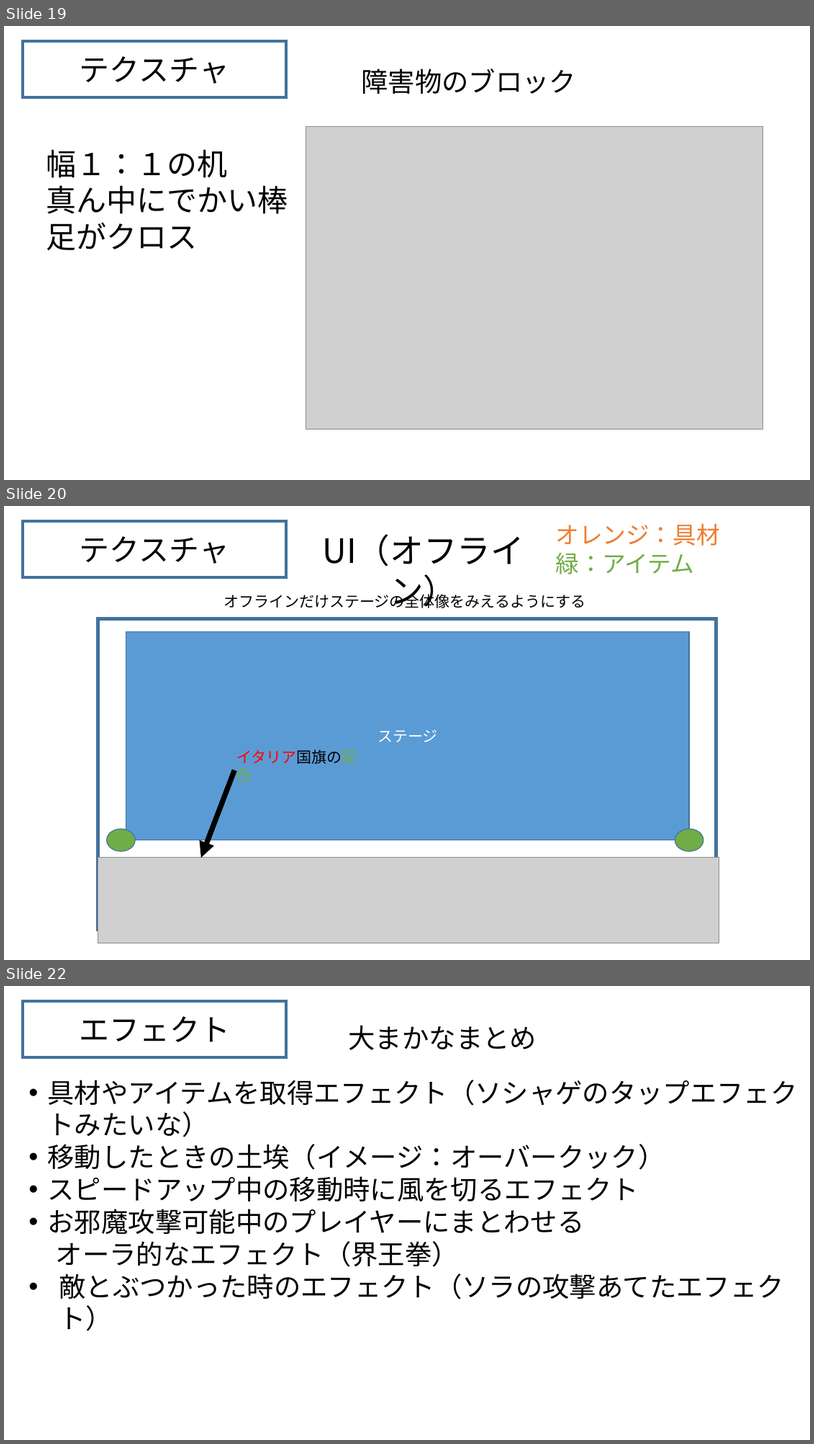
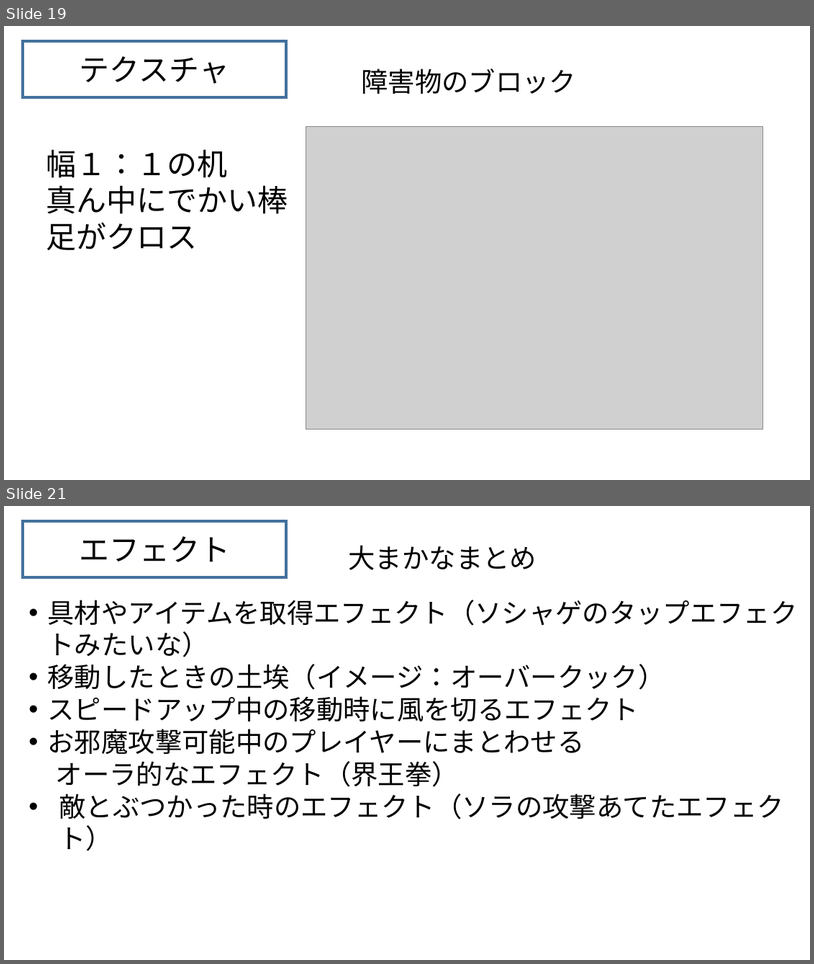
Before and after one commit to HatoriTaichi/mini_game, a slide deck: 仕様書/仕様書.pptx. Shown one above the other, each under a label of ours: slides 19, 20 and 22 before the commit, slides 19 and 21 after it; the slides between them are not shown. The pictures are 814x1444 and 814x964 pixels, drawn with LibreOffice and Linux fonts; fonts in the diff are those of the drawing; grey boxes stand for pictures. Boxes give left, top, right and bottom in pixels: in the first picture for what was removed or moved away, otherwise in the second. Text is boxed around its words. In the diff, an @@ line names an element or a change of style, - is before the commit and + after.

```diff
--- a/仕様書/仕様書.pptx
+++ b/仕様書/仕様書.pptx
@@ slide 20 removed at (x1=4, y1=506, x2=810, y2=960), background #FFFFFF @@
@@ rectangle removed at (x1=23, y1=521, x2=286, y2=577) @@
@@ text removed at (x1=556, y1=523, x2=720, y2=574) @@
-オレンジ：具材
-緑：アイテム
@@ text removed at (x1=80, y1=536, x2=229, y2=564) @@
-テクスチャ
@@ text removed at (x1=323, y1=534, x2=525, y2=608) @@
-UI（オフライン）
@@ text removed at (x1=224, y1=592, x2=586, y2=608) @@
-オフラインだけステージの全体像をみえるようにする
@@ rectangle removed at (x1=98, y1=618, x2=717, y2=928) @@
@@ rectangle removed at (x1=126, y1=631, x2=689, y2=840) @@
-ステージ
@@ text removed at (x1=237, y1=749, x2=357, y2=782) @@
-イタリア国旗の配色
@@ arrow removed from (234, 770) to (201, 857) @@
@@ ellipse removed at (x1=107, y1=829, x2=135, y2=851) @@
@@ ellipse removed at (x1=676, y1=829, x2=704, y2=851) @@
@@ picture removed at (x1=98, y1=857, x2=720, y2=943) @@
@@ what was slide 22 is now slide 21 @@
```
Also in this commit, not shown: 8 slides changed, 6 slides added, 1 other file.
